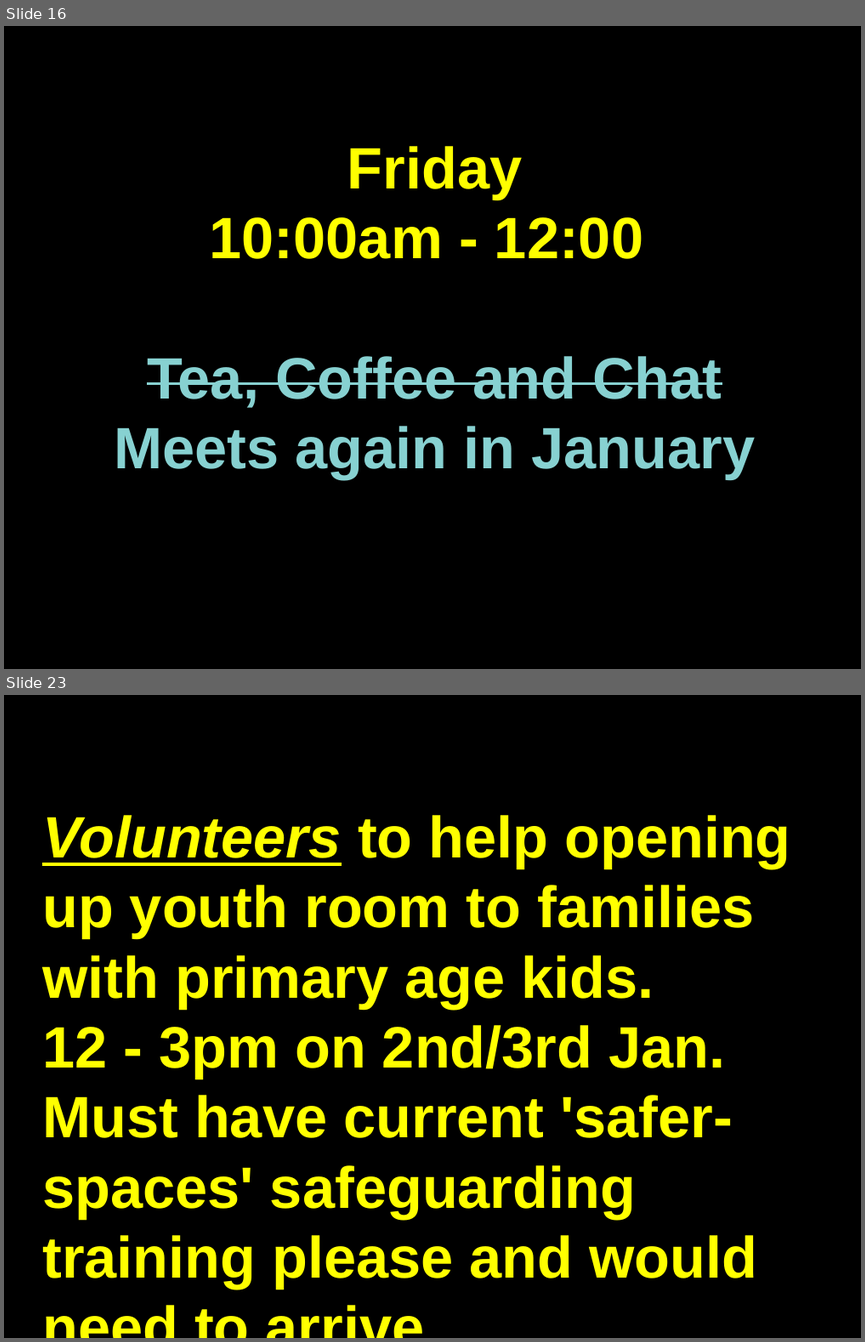
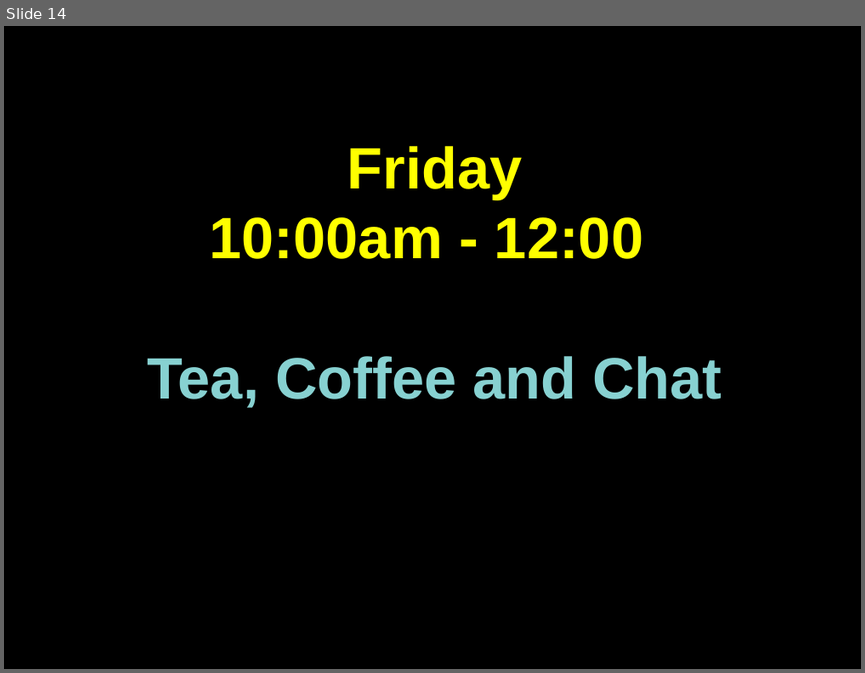
Before and after one commit to martinforsyth/bsuc-audio-visual, a slide deck: resources/presentations/impress/welcome.dark.background.odp. Shown one above the other, each under a label of ours: slides 16 and 23 before the commit, slide 14 after it; the slides between them are not shown. The pictures are 865x1342 and 865x673 pixels, drawn with LibreOffice and Linux fonts; fonts in the diff are those of the drawing. Boxes give left, top, right and bottom in pixels: in the first picture for what was removed or moved away, otherwise in the second. Text is boxed around its words. In the diff, an @@ line names an element or a change of style, - is before the commit and + after.

```diff
--- a/resources/presentations/impress/welcome.dark.background.odp
+++ b/resources/presentations/impress/welcome.dark.background.odp
@@ slide 23 removed at bbox=[4, 695, 861, 1338], background #000000 @@
@@ text removed at bbox=[42, 815, 791, 1288] @@
-Volunteers to help opening up youth room to families with primary age kids.
-12 - 3pm on 2nd/3rd Jan. Must have current 'safer-spaces' safeguarding training please and would need to arrive …...
@@ what was slide 16 is now slide 14 @@
@@ slide 14 changed as well @@
@@ text at bbox=[147, 356, 721, 408]: strikethrough off in "Tea, Coffee and Chat" @@
@@ text at bbox=[114, 426, 755, 480]: paragraph removed @@
-Meets again in January
```
Also in this commit, not shown: 11 other slides changed, 2 slides added, 4 other slides removed, 1 other file.
